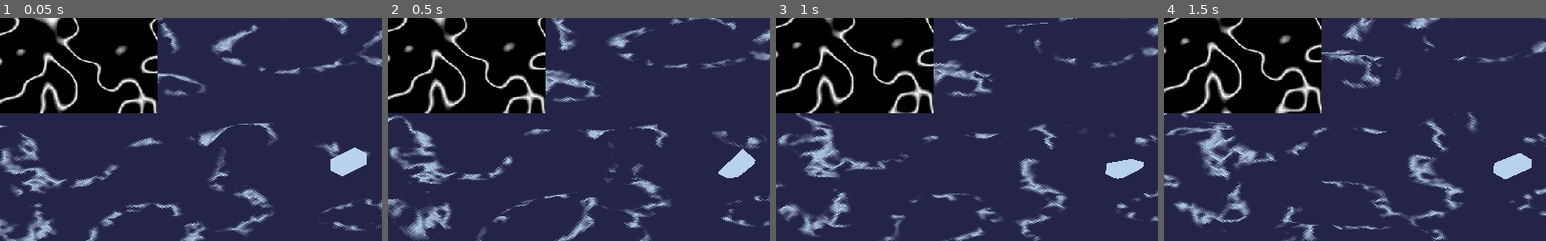
Above: before the commit, frames 1-4 (left to right).
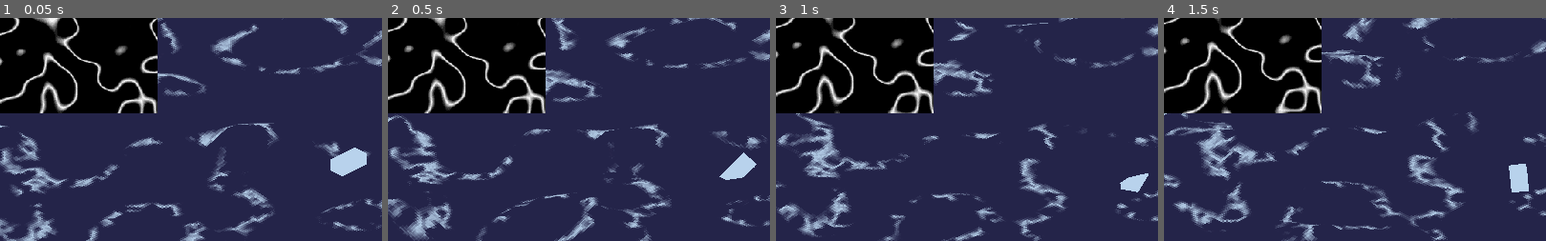
Above: after the commit, the same moments.

Repository: NykolaR/GGJ2022
Game: Godot game, scene res://Scenes/Debug/Debug.tscn
The game is run twice, just before and just after one commit, with the same random seed, the same clock (stepped at 60 frames per second) and the same inputs. This scene is started directly instead of the project's main scene.
Inputs:
- Up to frame 1 (0.05 s): no input
- Up to frame 2 (0.5 s): no input
- Up to frame 3 (1 s): no input
- Up to frame 4 (1.5 s): no input
The pictures show only the part of the screen within x 4-54%, y 21-71%; the shares and areas given below are measured in that part.

Frame 1 is identical in both runs. In frame 2, 0.3% of the frame differs, in the area x 86-97%, y 58-73%; in frame 3, 1.0%, in the area x 86-98%, y 63-79%; in frame 4, 0.9%.

Commit message:
add wave tests

Diff:
--- a/Scenes/Boat/Boat.gd
+++ b/Scenes/Boat/Boat.gd
@@ -24,7 +24,10 @@
 			# lower = more force
 			col_distance = range_lerp(col_distance, 2.75, 3.25, 1, 0)
 			# switch to interpolate baked once curve is finalized
-			add_force(Vector3.UP * force_curve.interpolate(col_distance) * FORCE_SCALE, rcast.transform.origin)
+			#add_force(Vector3.UP * force_curve.interpolate(col_distance) * FORCE_SCALE, rcast.transform.origin)
+			add_force(transform.basis.y * force_curve.interpolate(col_distance) * FORCE_SCALE, rcast.transform.origin)
+
+
 
 func _body_entered(body: Node) -> void:
 	linear_damp = 2.0
--- /dev/null
+++ b/Scenes/Debug/DebugWave.tscn
@@ -0,0 +1,51 @@
+[gd_scene load_steps=9 format=2]
+
+[ext_resource path="res://Scenes/Water/Water.tscn" type="PackedScene" id=1]
+[ext_resource path="res://Scenes/Boat/Boat.tscn" type="PackedScene" id=2]
+[ext_resource path="res://Scenes/Wave/Wave.tscn" type="PackedScene" id=3]
+[ext_resource path="res://Scenes/Wave/WaveCube.tscn" type="PackedScene" id=4]
+
+[sub_resource type="SpatialMaterial" id=4]
+albedo_color = Color( 0.827451, 0, 0, 1 )
+
+[sub_resource type="Gradient" id=1]
+colors = PoolColorArray( 0.14454, 0.143402, 0.289062, 1, 0.723267, 0.826106, 0.925781, 1 )
+
+[sub_resource type="GradientTexture" id=2]
+gradient = SubResource( 1 )
+width = 128
+
+[sub_resource type="Environment" id=3]
+ambient_light_color = Color( 1, 1, 1, 1 )
+adjustment_enabled = true
+adjustment_color_correction = SubResource( 2 )
+
+[node name="Debug" type="Spatial"]
+
+[node name="Water" parent="." instance=ExtResource( 1 )]
+
+[node name="Boat" parent="." instance=ExtResource( 2 )]
+transform = Transform( 1, 0, 0, 0, 1, 0, 0, 0, 1, 0, 0.4, 0 )
+angular_damp = 3.0
+
+[node name="CSGTorus" type="CSGTorus" parent="Boat"]
+transform = Transform( 0.51, 0, 0, 0, 0.849663, 0, 0, 0, 0.49725, 0, 0.361406, 0 )
+inner_radius = 0.09
+outer_radius = 0.619
+material = SubResource( 4 )
+
+[node name="Camera" type="Camera" parent="."]
+transform = Transform( 0.707107, -0.353553, 0.612372, 0, 0.866025, 0.5, -0.707107, -0.353553, 0.612372, 13.6061, 12.2679, 13.6061 )
+projection = 1
+current = true
+size = 18.0
+
+[node name="WorldEnvironment" type="WorldEnvironment" parent="."]
+environment = SubResource( 3 )
+
+[node name="WaveyWave" parent="." instance=ExtResource( 3 )]
+transform = Transform( -8.74228e-08, 0, 2, 0, 2, 0, -2, 0, -8.74228e-08, 0, 0, 0 )
+visible = false
+
+[node name="WaveyWave2" parent="." instance=ExtResource( 4 )]
+transform = Transform( 1.00283, 0.00155133, 0.000962836, -0.00077507, 2.00566, -0.000619387, -0.000963314, 0.00123728, 1.00283, 0, 0, 0 )
--- /dev/null
+++ b/Scenes/Wave/Wave.tscn
@@ -0,0 +1,35 @@
+[gd_scene load_steps=3 format=2]
+
+[sub_resource type="CapsuleShape" id=1]
+
+[sub_resource type="Animation" id=2]
+resource_name = "gentlewave"
+length = 5.0
+tracks/0/type = "transform"
+tracks/0/path = NodePath("KinematicBody")
+tracks/0/interp = 1
+tracks/0/loop_wrap = true
+tracks/0/imported = false
+tracks/0/enabled = true
+tracks/0/keys = PoolRealArray( 0, 1, -10, 0, 0, 0, 0, 0, 1, 1, 1, 1, 5, 1, 10, 0, 0, 0, 0, 0, 1, 1, 1, 1 )
+
+[node name="WaveyWave" type="Spatial"]
+
+[node name="KinematicBody" type="KinematicBody" parent="."]
+transform = Transform( 1, 0, 0, 0, 1, 0, 0, 0, 1, 10, 0, 0 )
+
+[node name="CollisionShape" type="CollisionShape" parent="KinematicBody"]
+shape = SubResource( 1 )
+
+[node name="CSGCylinder" type="CSGCylinder" parent="KinematicBody"]
+transform = Transform( 1, 0, 0, 0, -4.37114e-08, 1, 0, -1.63835, -7.16145e-08, 0, 0, 0 )
+
+[node name="CSGSphere" type="CSGSphere" parent="KinematicBody"]
+transform = Transform( 1, 0, 0, 0, 1, 0, 0, 0, 1, 0, 0, -0.513211 )
+
+[node name="CSGSphere2" type="CSGSphere" parent="KinematicBody"]
+transform = Transform( 1, 0, 0, 0, 1, 0, 0, 0, 1, 0, 0, 0.501478 )
+
+[node name="AnimationPlayer" type="AnimationPlayer" parent="."]
+autoplay = "gentlewave"
+anims/gentlewave = SubResource( 2 )
--- /dev/null
+++ b/Scenes/Wave/WaveCube.tscn
@@ -0,0 +1,30 @@
+[gd_scene load_steps=3 format=2]
+
+[sub_resource type="BoxShape" id=3]
+
+[sub_resource type="Animation" id=2]
+resource_name = "gentlewave"
+length = 10.0
+tracks/0/type = "transform"
+tracks/0/path = NodePath("KinematicBody")
+tracks/0/interp = 1
+tracks/0/loop_wrap = true
+tracks/0/imported = false
+tracks/0/enabled = true
+tracks/0/keys = PoolRealArray( 0, 1, -10, 0, 0, 0, 0, 0, 1, 1, 1, 1, 10, 1, 10, 0, 0, 0, 0, 0, 1, 1, 1, 1 )
+
+[node name="WaveyWave" type="Spatial"]
+
+[node name="KinematicBody" type="KinematicBody" parent="."]
+transform = Transform( 1, 0, 0, 0, 1, 0, 0, 0, 1, 10, 0, 0 )
+
+[node name="CollisionShape" type="CollisionShape" parent="KinematicBody"]
+transform = Transform( 0, 1, 0, -5.28074, 0, 0, 0, 0, 1, 0, 0, 0 )
+shape = SubResource( 3 )
+
+[node name="CSGBox" type="CSGBox" parent="KinematicBody"]
+transform = Transform( 0, 1, 0, -5.28074, 0, 0, 0, 0, 1, 0, 0, 0 )
+
+[node name="AnimationPlayer" type="AnimationPlayer" parent="."]
+autoplay = "gentlewave"
+anims/gentlewave = SubResource( 2 )
